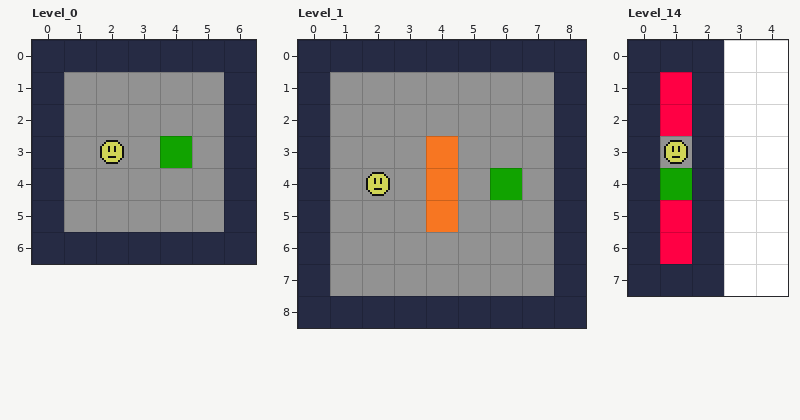
An edit to a level. LDtk project, assets/levels/beside_yourself.ldtk. Above: the version before the commit.
Cells are 32x32 px. Shown: Level_0 x 0..6, y 0..6; Level_1 x 0..8, y 0..8; Level_14 x 0..4, y 0..7. The commit also changed other parts of the map, which this record leaves out. The old version is drawn lined up with the new one.
New version:
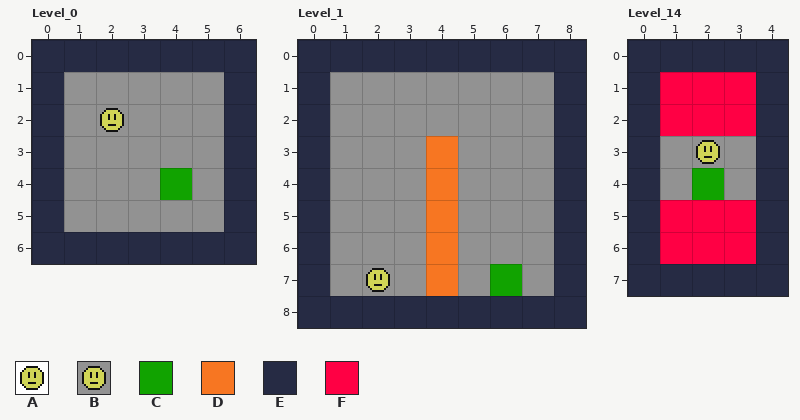
Key: from "Beside_Yourself2": A 31; from "TileData": B 1 "Floor", C 2 "Goal", D 3 "Wall", E 4 "Boundary", F 5 "Lava".
_ is an empty cell.
Objects are placed by their top-left corner, in cells (3,4 is the top-left corner of cell 3,4); size is 1x1 cell unless given.
Edits made:
Level_14: map size 3x8 -> 5x8 cells
Layer "TileData", Level_0:
Tile C becomes tile B in row 3 at x 4.
Tile B becomes tile C in row 4 at x 4.
Layer "Entities", Level_0:
Object A "Player" at 2,3 becomes A "Player" at 2,2.
Layer "TileData", Level_1:
Tile C becomes tile B in row 4 at x 6.
Tile B becomes tile C in row 7 at x 6.
Tile B becomes tile D in rows 6 to 7 at x 4.
Layer "Entities", Level_1:
Object A "Player" at 2,4 becomes A "Player" at 2,7.
Layer "TileData", Level_14:
Tile C becomes tile B in row 4 at x 1.
Tile E becomes tile B in row 3 at x 2.
The author put tile B in rows 3 to 4 at x 3.
Tile E becomes tile C in row 4 at x 2.
The author put tile E in row 0 at x 3 to 4; in rows 1 to 6 at x 4; in row 7 at x 3 to 4.
Tile E becomes tile F in rows 1 to 2 at x 2; in rows 5 to 6 at x 2.
The author put tile F in rows 1 to 2 at x 3; in rows 5 to 6 at x 3.
Layer "Entities", Level_14:
Object A "Player" at 1,3 becomes A "Player" at 2,3.
